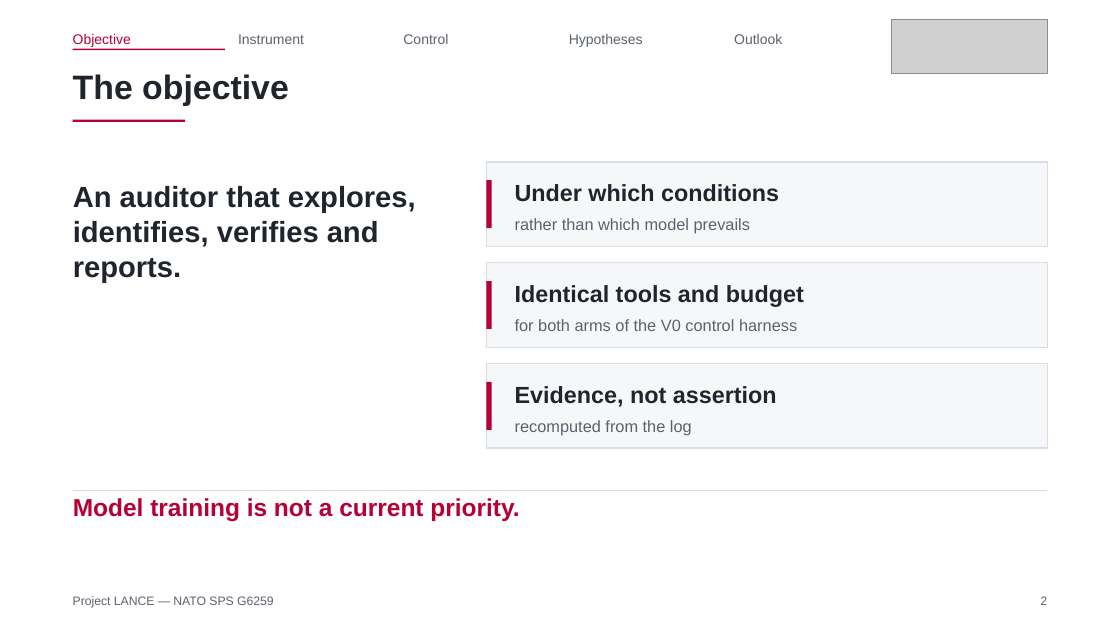
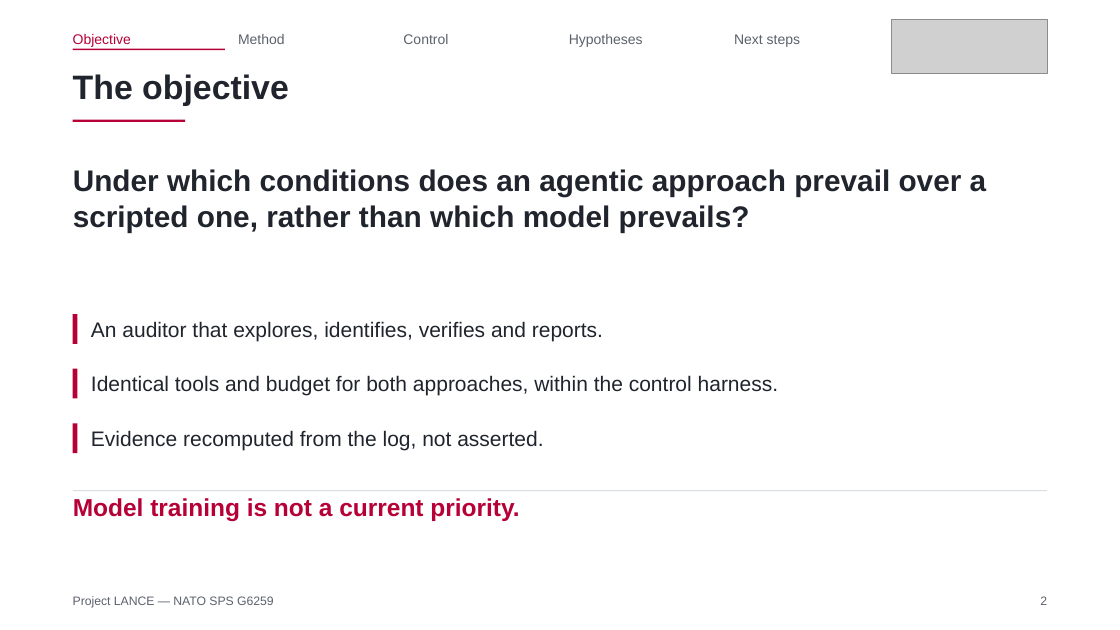
Before and after one commit to Tanguyvans/LANCE, a slide deck: slide 2 of objectifs/presentation-2026-10-23/slides.pptx. Drawn at 1120x630 pixels with LibreOffice and Linux fonts; fonts in the diff are those of the drawing; grey boxes stand for pictures. Boxes give left, top, right and bottom in pixels: in the first picture for what was removed or moved away, otherwise in the second. Text is boxed around its words. In the diff, an @@ line names an element or a change of style, - is before the commit and + after.

```diff
--- a/objectifs/presentation-2026-10-23/slides.pptx
+++ b/objectifs/presentation-2026-10-23/slides.pptx
@@ text at bbox=[238, 34, 285, 44]: text changed @@
-Instrument
+Method
@@ text at bbox=[734, 34, 800, 47]: text changed @@
-Outlook
+Next steps
@@ text added at bbox=[73, 169, 987, 233], 25.5 pt, text #20252D, bold @@
+Under which conditions does an agentic approach prevail over a scripted one, rather than which model prevails?
@@ rectangle removed at bbox=[486, 162, 1048, 246] @@
@@ rectangle removed at bbox=[486, 181, 492, 229] @@
@@ text removed at bbox=[515, 184, 779, 202] @@
-Under which conditions
@@ text removed at bbox=[515, 218, 750, 234] @@
-rather than which model prevails
@@ rectangle removed at bbox=[486, 263, 1048, 347] @@
@@ rectangle removed at bbox=[486, 281, 492, 329] @@
@@ text removed at bbox=[515, 285, 804, 307] @@
-Identical tools and budget
@@ rectangle added at bbox=[73, 314, 78, 344], fill #B60036 @@
@@ text "An auditor that explores, identifies, ...": place and size @@
-text "An auditor that explores, identifies, ..." at bbox=[73, 186, 416, 283]
+text "An auditor that explores, identifies, ..." at bbox=[91, 321, 603, 341]
@@ text "An auditor that explores, identifies, ..." at bbox=[91, 321, 603, 341]: size 25 to 18 pt, bold off; vertical alignment top to middle @@
@@ text removed at bbox=[515, 319, 797, 331] @@
-for both arms of the V0 control harness
@@ rectangle added at bbox=[73, 369, 78, 398], fill #B60036 @@
@@ text added at bbox=[91, 375, 778, 396], 18 pt, text #20252D @@
+Identical tools and budget for both approaches, within the control harness.
@@ rectangle removed at bbox=[486, 364, 1048, 448] @@
@@ rectangle removed at bbox=[486, 382, 492, 430] @@
@@ text removed at bbox=[515, 386, 777, 407] @@
-Evidence, not assertion
@@ rectangle added at bbox=[73, 423, 78, 453], fill #B60036 @@
@@ text at bbox=[91, 430, 543, 451]: text changed; size 14 to 18 pt; text colour #5C626C to #20252D @@
-recomputed from the log
+Evidence recomputed from the log, not asserted.
```
Also in this commit, not shown: 9 other slides changed, 3 slides removed, 3 other files.
